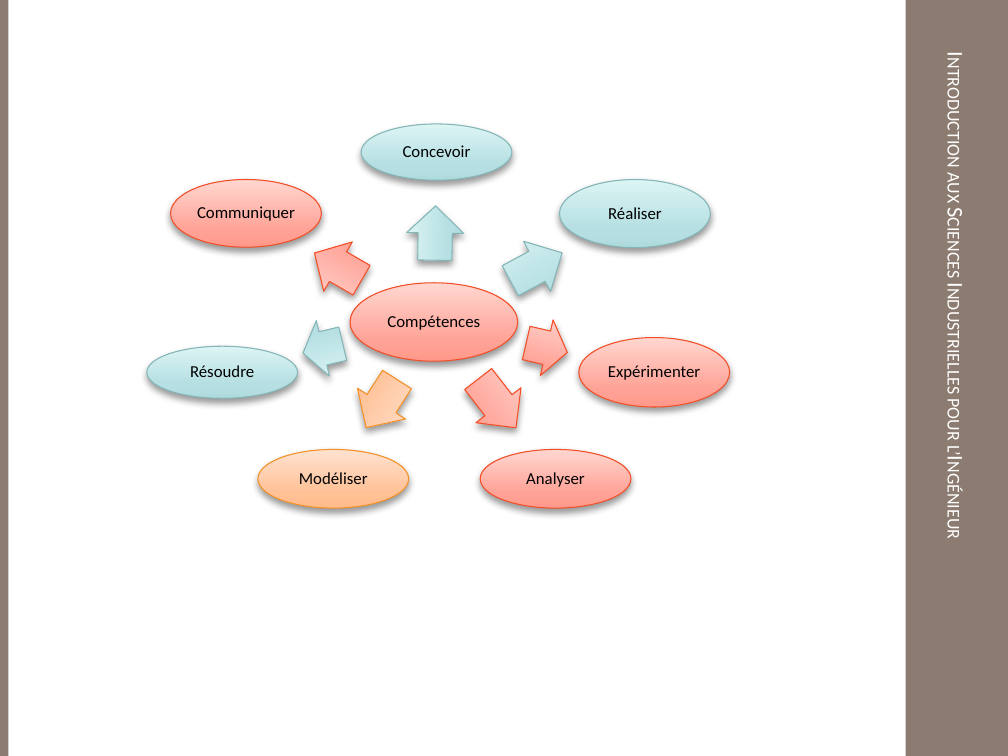
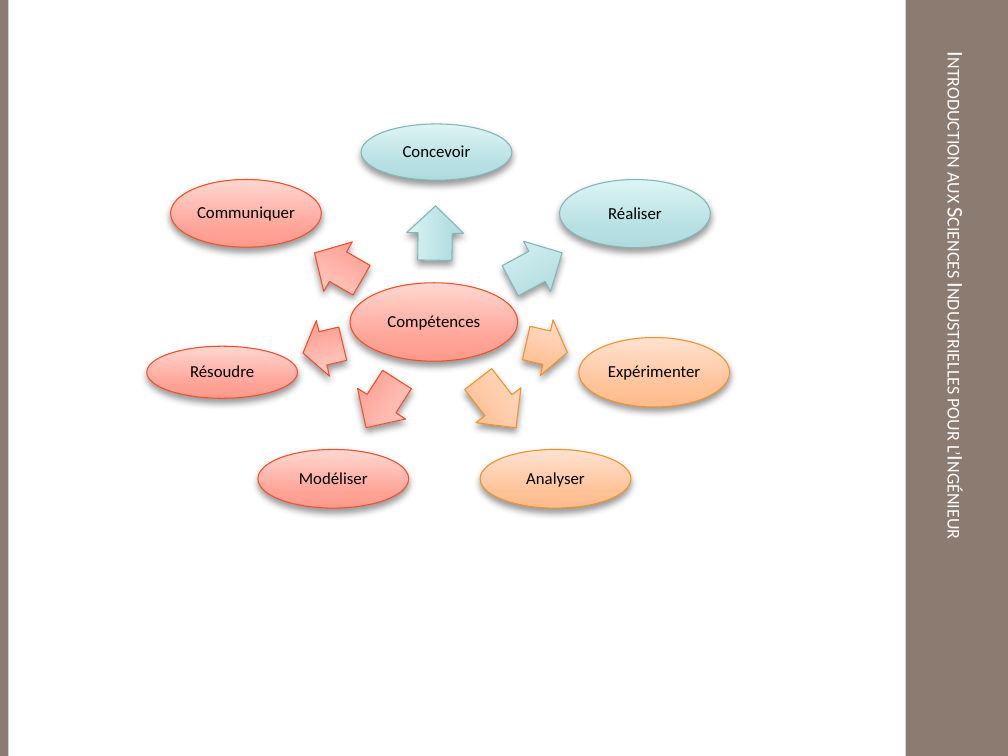
Before and after one commit to xpessoles/TP_Documents, a slide deck: slide 2 of Ressources/Ecarts.pptx. Drawn at 1008x756 pixels with LibreOffice and Linux fonts; fonts in the diff are those of the drawing; background and template pictures are left out. Boxes give left, top, right and bottom in pixels: in the first picture for what was removed or moved away, otherwise in the second. Text is boxed around its words. In the diff, an @@ line names an element or a change of style, - is before the commit and + after.

```diff
--- a/Ressources/Ecarts.pptx
+++ b/Ressources/Ecarts.pptx
@@ right arrow at (296, 316, 349, 381): fill gradient #B1DCDD to #B6E0E2 to #DCF3F4 to gradient #FF9A8C to #FFA397 to #FFD6D2; outline #84B5B6 0.75 pt to #F34E27 0.75 pt @@
@@ ellipse at (147, 347, 298, 399): fill gradient #B1DCDD to #B6E0E2 to #DCF3F4 to gradient #FF9A8C to #FFA397 to #FFD6D2; outline #84B5B6 0.75 pt to #F34E27 0.75 pt @@
@@ right arrow at (342, 364, 421, 443): fill gradient #FFBC8C to #FFC297 to #FFE3D2 to gradient #FF9A8C to #FFA397 to #FFD6D2; outline #F39227 0.75 pt to #F34E27 0.75 pt @@
@@ ellipse at (258, 450, 409, 508): fill gradient #FFBC8C to #FFC297 to #FFE3D2 to gradient #FF9A8C to #FFA397 to #FFD6D2; outline #F39227 0.75 pt to #F34E27 0.75 pt @@
@@ fill gradient #FF9A8C to #FFA397 to #FFD6D2 to gradient #FFBC8C to #FFC297 to #FFE3D2; outline #F34E27 0.75 pt to #F39227 0.75 pt in 4 elements at (520, 316, 574, 381), (579, 338, 730, 407), (456, 362, 539, 446), (480, 450, 631, 508) @@
```
Also in this commit, not shown: 6 other files.
